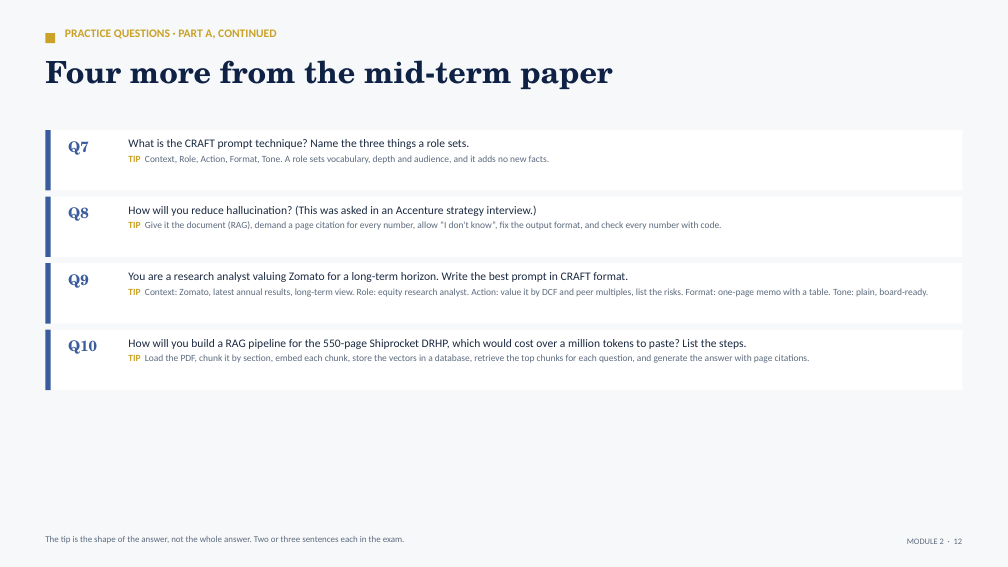
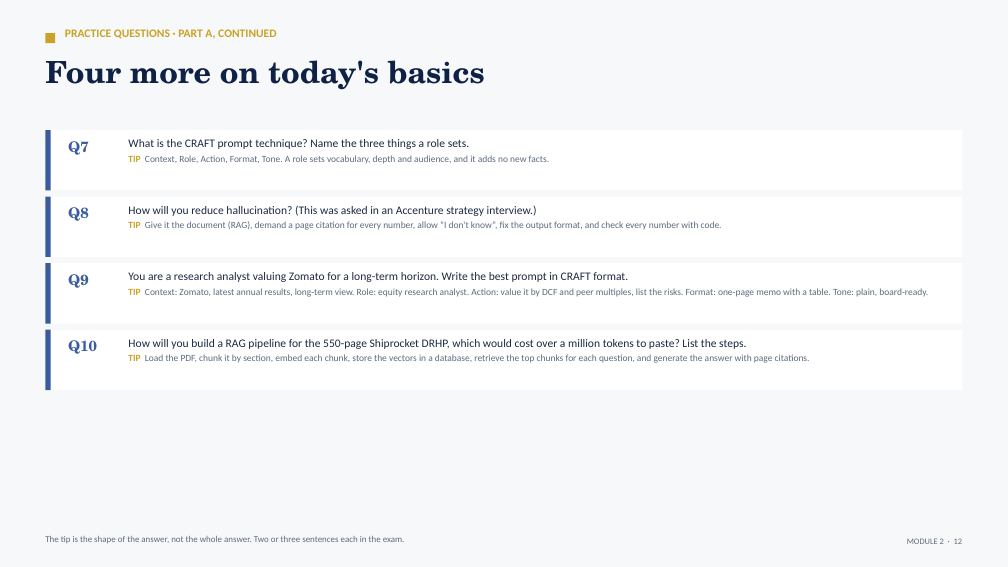
Before and after one commit to tejasgjadhav/AIFINANCE, a slide deck: slide 12 of slides/Module-02-Prompt-Engineering-and-RAG.pptx. Drawn at 1008x567 pixels with LibreOffice and Linux fonts; fonts in the diff are those of the drawing. Boxes give left, top, right and bottom in pixels: in the first picture for what was removed or moved away, otherwise in the second. Text is boxed around its words. In the diff, an @@ line names an element or a change of style, - is before the commit and + after.

```diff
--- a/slides/Module-02-Prompt-Engineering-and-RAG.pptx
+++ b/slides/Module-02-Prompt-Engineering-and-RAG.pptx
@@ text at (45, 60, 485, 90): text changed @@
-Four more from the mid-term paper
+Four more on today's basics
```
Also in this commit, not shown: 2 other files.
